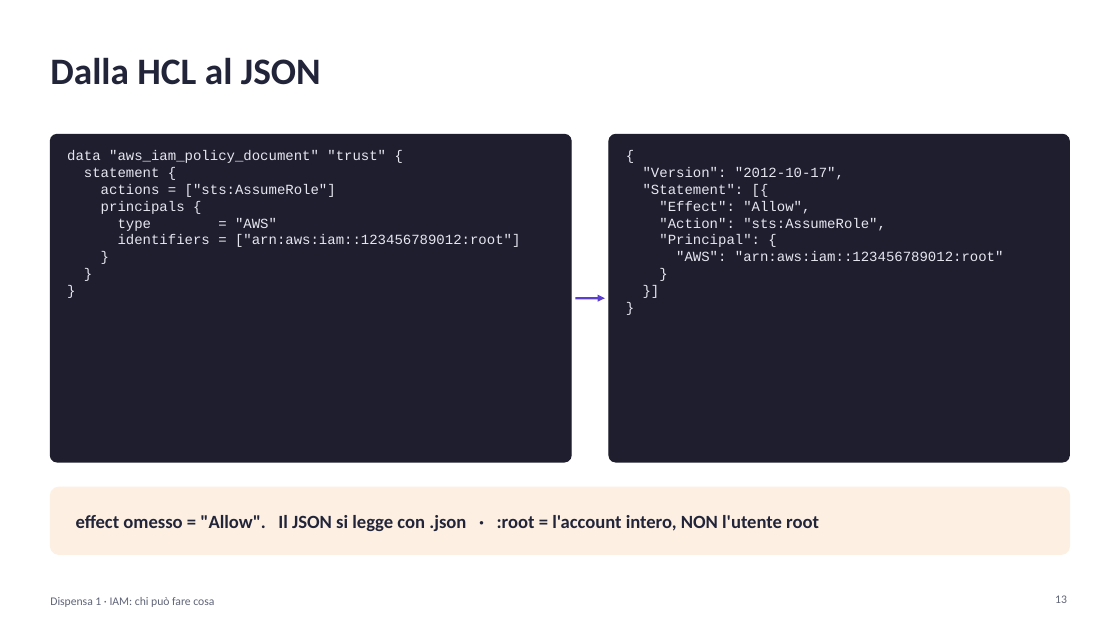
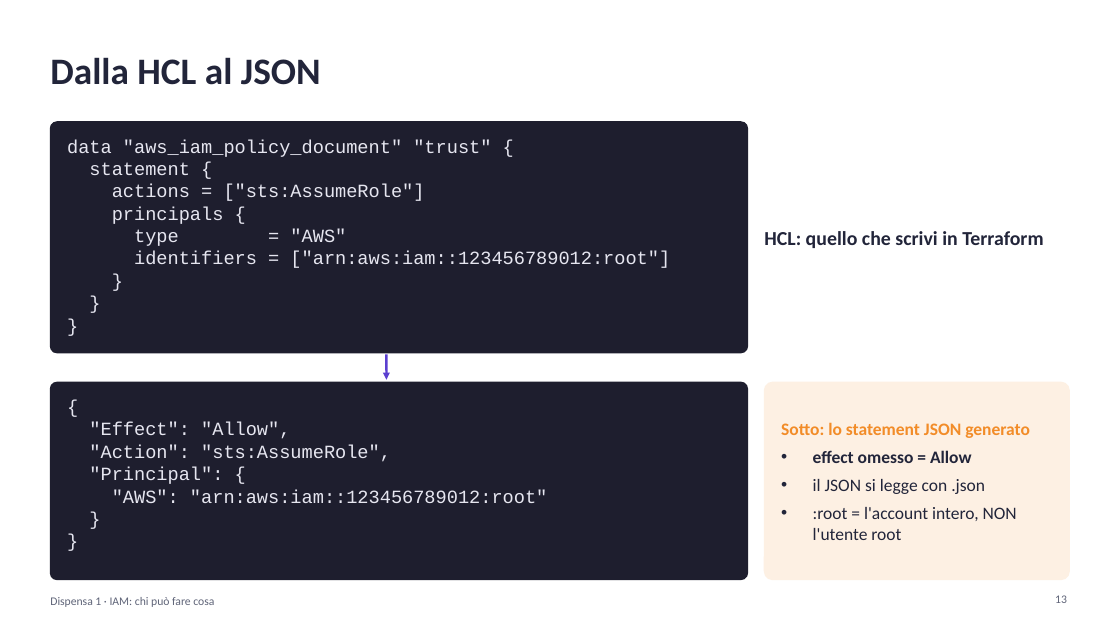
Before and after one commit to cereZ23/aws, a slide deck: slide 13 of slide/slide-1-iam.pptx. Drawn at 1120x630 pixels with LibreOffice and Linux fonts; fonts in the diff are those of the drawing. Boxes give left, top, right and bottom in pixels: in the first picture for what was removed or moved away, otherwise in the second. Text is boxed around its words. In the diff, an @@ line names an element or a change of style, - is before the commit and + after.

```diff
--- a/slide/slide-1-iam.pptx
+++ b/slide/slide-1-iam.pptx
@@ rounded rectangle: place and size @@
-rounded rectangle at (50, 134, 571, 462)
+rounded rectangle at (50, 122, 748, 353)
@@ rounded rectangle at (50, 122, 748, 353): proportions changed @@
@@ text "data "aws_iam_policy_document" "trust" {": place and size @@
-text "data "aws_iam_policy_document" "trust" {" at (67, 150, 520, 247)
+text "data "aws_iam_policy_document" "trust" {" at (67, 140, 670, 268)
@@ text "data "aws_iam_policy_document" "trust" {" at (67, 140, 670, 268): size 12 to 16 pt @@
@@ rounded rectangle removed at (609, 134, 1070, 462) @@
@@ text at (643, 167, 844, 194): paragraphs removed @@
-"Version": "2012-10-17",
-"Statement": [{
@@ text added at (764, 231, 1043, 248), 17 pt, text #22253A, bold @@
+HCL: quello che scrivi in Terraform
@@ arrow removed from (576, 298) to (605, 298) @@
@@ arrow added from (386, 355) to (386, 380), #5B3FD0 2 pt @@
@@ rounded rectangle added at (50, 382, 748, 580), fill #1E1E2E, outline #1E1E2E 1 pt @@
@@ rounded rectangle added at (765, 382, 1070, 580), fill #FDF0E3, outline #FDF0E3 1 pt @@
@@ text "{" at (89, 422, 547, 503): size 12 to 16 pt @@
@@ text at (89, 422, 547, 503): paragraph removed @@
-}]
@@ text "{": place and size @@
-text "{" at (643, 167, 1004, 261)
+text "{" at (89, 422, 547, 503)
@@ text at (781, 422, 1030, 540): text changed; size 16 to 15 pt; bold off @@
-effect omesso = "Allow". Il JSON si legge con .json · :root = l'account intero, NON l'utente root
+Sotto: lo statement JSON generato
+• effect omesso = Allow
+• il JSON si legge con .json
+• :root = l'account intero, NON l'utente root
@@ rounded rectangle removed at (50, 487, 1070, 555) @@
```
Also in this commit, not shown: 3 other slides changed, 3 other files.
